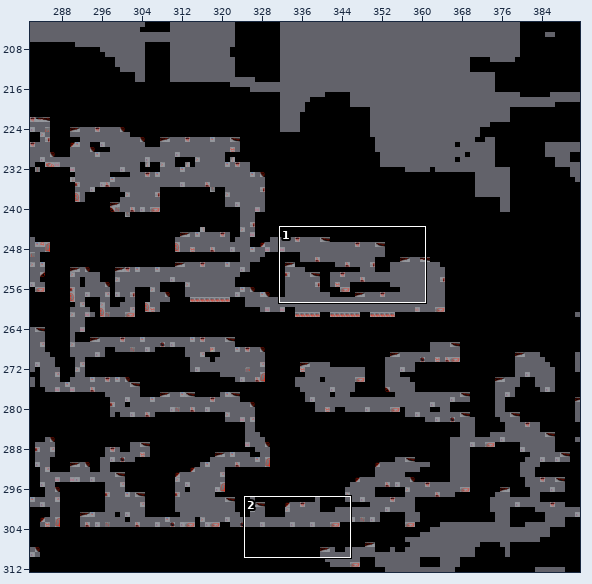
A Tiled map gets an edit: TheCave.tmx. The first picture is a wide view before the edit; the outline marks the close-up.
Close-up. Before the edit:
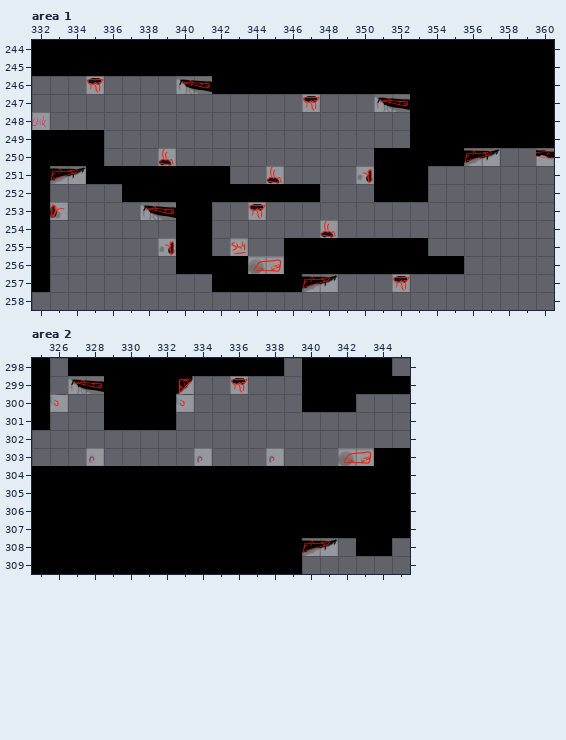
Cells are 120x120 px. Shown: area 1 x 332..360, y 244..258; area 2 x 325..345, y 298..309. The commit also changed other parts of the map, which this record leaves out.
New version:
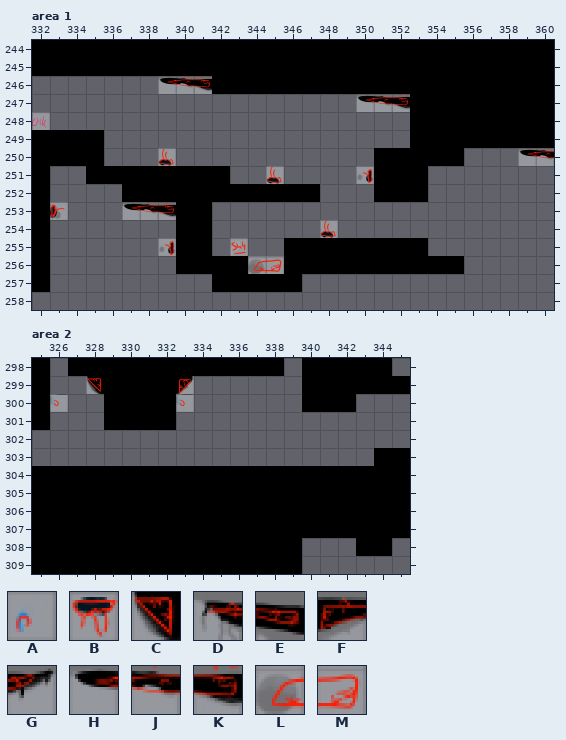
Key: from "UpperCave.ObjectTiles": A 8, B 12, C 45, D 58, E 59, F 60, G 61, H 72, J 73, K 74, L 77, M 78.
_ is an empty cell, . an unchanged one.
See-through tiles are keyed as they look on the map.
Difference:
--- layer "Objects", area 1
@@ x 335..352 @@
-246 B..._DE...........
-247 ............B.._DE
+246 _...HJK...........
+247 ............_..HJK
@@ x 333..359 @@
-250 .......................FG._
-251 FG.........................
+250 .......................__.H
+251 __.........................
@@ x 337..344 @@
-253 _DE....B
+253 HJK...._
@@ x 347..352 @@
-257 FG...B
+257 __..._
--- layer "Objects", area 2
@@ x 327..336 @@
-299 DE.......B
+299 _C......._
@@ x 328..343 @@
-303 A.....A...A...LM
+303 _....._..._...__
@@ x 340..341 @@
-308 FG
+308 __
